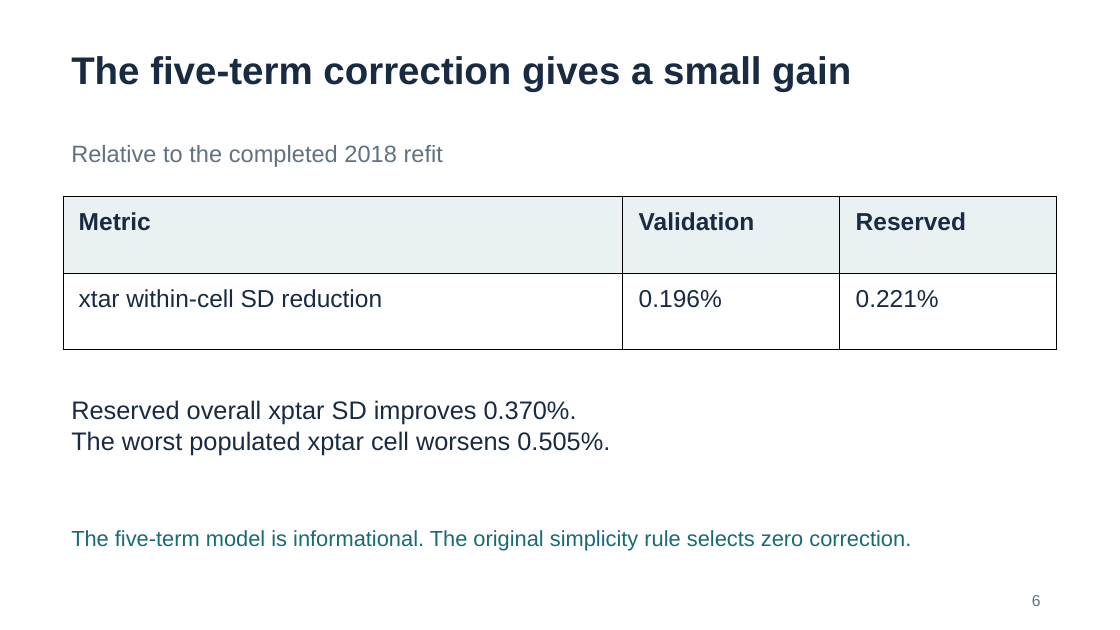
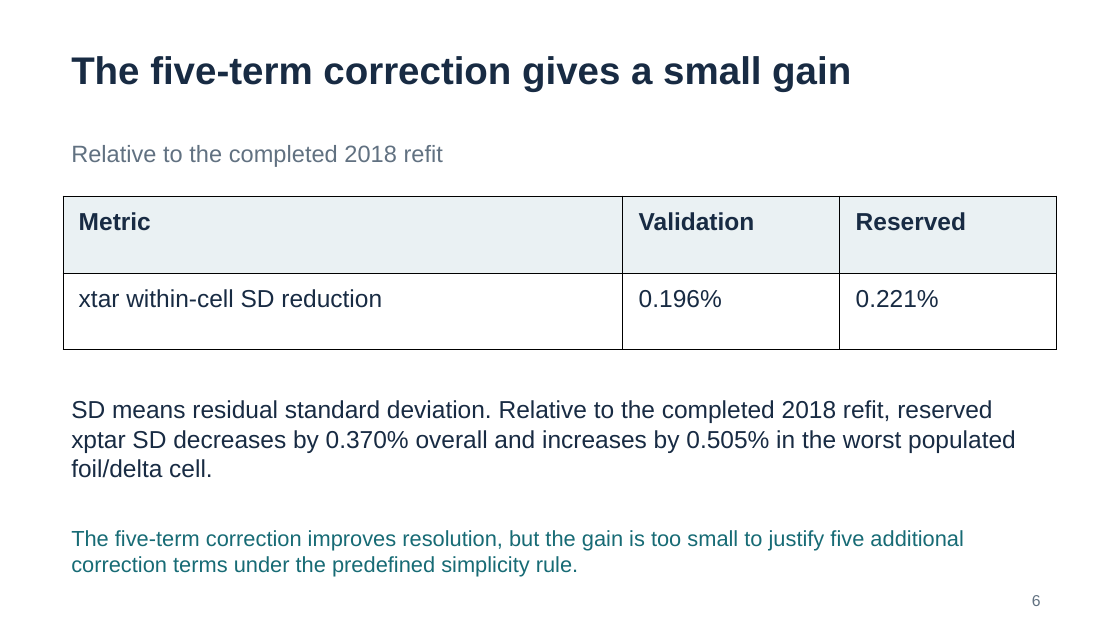
Before and after one commit to cploen/xtar_refit_hms, a slide deck: slide 6 of slides/xtar_study_summary.pptx. Drawn at 1120x630 pixels with LibreOffice and Linux fonts; fonts in the diff are those of the drawing. Boxes give left, top, right and bottom in pixels: in the first picture for what was removed or moved away, otherwise in the second. Text is boxed around its words. In the diff, an @@ line names an element or a change of style, - is before the commit and + after.

```diff
--- a/slides/xtar_study_summary.pptx
+++ b/slides/xtar_study_summary.pptx
@@ text at bbox=[71, 400, 1016, 478]: text changed; size 21.8 to 21 pt @@
-Reserved overall xptar SD improves 0.370%.
-The worst populated xptar cell worsens 0.505%.
+SD means residual standard deviation. Relative to the completed 2018 refit, reserved xptar SD decreases by 0.370% overall and increases by 0.505% in the worst populated foil/delta cell.
@@ text at bbox=[71, 530, 963, 577]: text changed @@
-The five-term model is informational. The original simplicity rule selects zero correction.
+The five-term correction improves resolution, but the gain is too small to justify five additional correction terms under the predefined simplicity rule.
```
Also in this commit, not shown: 3 other slides changed, 4 other files.
